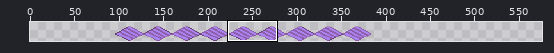
A sprite sheet gets an edit: Assets/Art/Decoration/S_ENV_Rug.png. The first picture is a wide view before the edit; the outline marks the close-up.
Close-up. Earlier state:
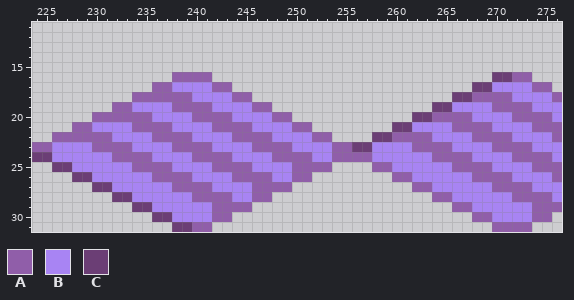
The file is 288x32 pixels. Shown: x 224..276, y 11..31. The old version is drawn lined up with the new one, on the new canvas. The wide view leaves out empty margins. The commit also changed other parts of the picture, which this record leaves out.
Palette (. is transparent): A #905ea9  B #a884f3  C #6b3e75
Pixels before, first column x 224:
16 ..............AAAA............................CCAA...
17 ............AABBBBAA........................CCBBBBAA.
18 ..........AAAAAABBBBAA....................CCAAAABBBBA
19 ........AABBBBAAAABBBBAA................CCBBBBAAAABBB
20 ......AAAAAABBBBAAAABBBBAA............CCAAAABBBBAAAAB
21 ....AABBBBAAAABBBBAAAABBBBAA........CCBBBBAAAABBBBAAA
22 ..AAAAAABBBBAAAABBBBAAAABBBBAA....CCAAAABBBBAAAABBBBA
23 AABBBBAAAABBBBAAAABBBBAAAABBBBAACCBBBBAAAABBBBAAAABBB
24 CCBBBBBBAAAABBBBAAAABBBBAAAABBAAAABBBBBBAAAABBBBAAAAB
25 ..CCBBBBBBAAAABBBBAAAABBBBAAAA....AABBBBBBAAAABBBBAAA
26 ....CCBBBBBBAAAABBBBAAAABBAA........AABBBBBBAAAABBBBA
27 ......CCBBBBBBAAAABBBBAAAA............AABBBBBBAAAABBB
28 ........CCBBBBBBAAAABBAA................AABBBBBBAAAAB
29 ..........CCBBBBBBAAAA....................AABBBBBBAAA
30 ............CCBBBBAA........................AABBBBAA.
31 ..............CCAA............................AAAA...
The same view after the edit:
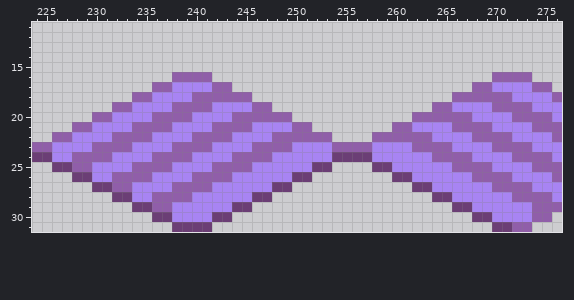
The edit:
canvas 288x32 -> 576x32, the old top-left corner now at 96,0
Changed rows in their new state; - is an unchanged pixel.
first column x 228:
16 ------------------------------------------AA
17 ----------------------------------------AA--
18 --------BBBBAAAA----------------------AA----
19 ------------------------------------AA------
20 ----BBBBAAAABBBBAAAA--------------AA--------
21 --------------------------------AA----------
22 BBBBAAAABBBBAAAABBBBAAAA------AA------------
23 ----------------------------AA--------------
24 AAAABBBBAAAABBBBAAAABBBB--CCCC--------------
25 AA--------------------BBCC----CC------------
26 ----AAAABBBBAAAABBBB--CC--------CC----------
27 ----AA------------BBCC------------CC--------
28 --------AAAABBBB--CC----------------CC------
29 --------AA----BBCC--------------------CC----
30 --------------CC------------------------CC--
31 ------------CC----------------------------CC
Pixel boxes of the changes (left, top, right, bottom) in both close-ups:
changed: (72, 72, 512, 232)
